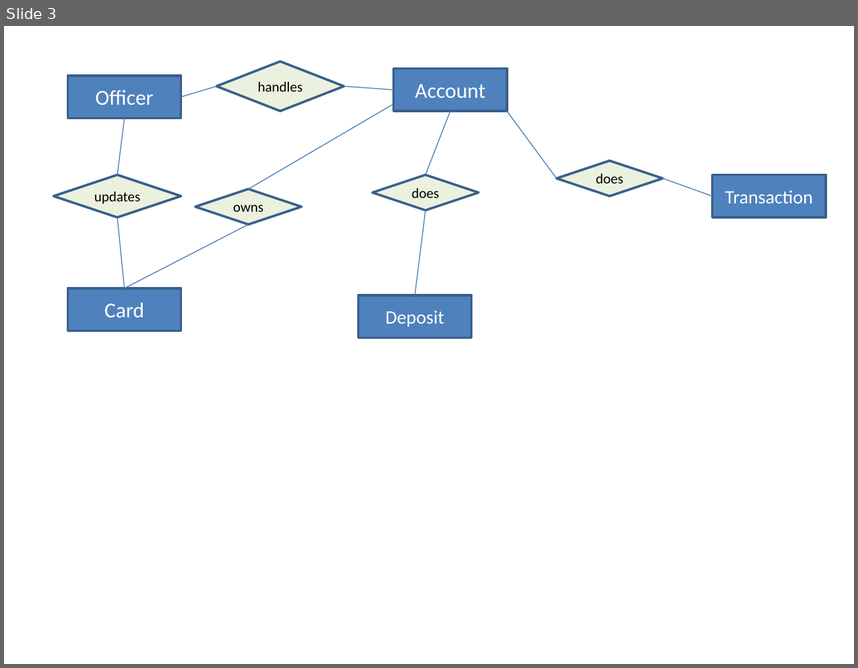
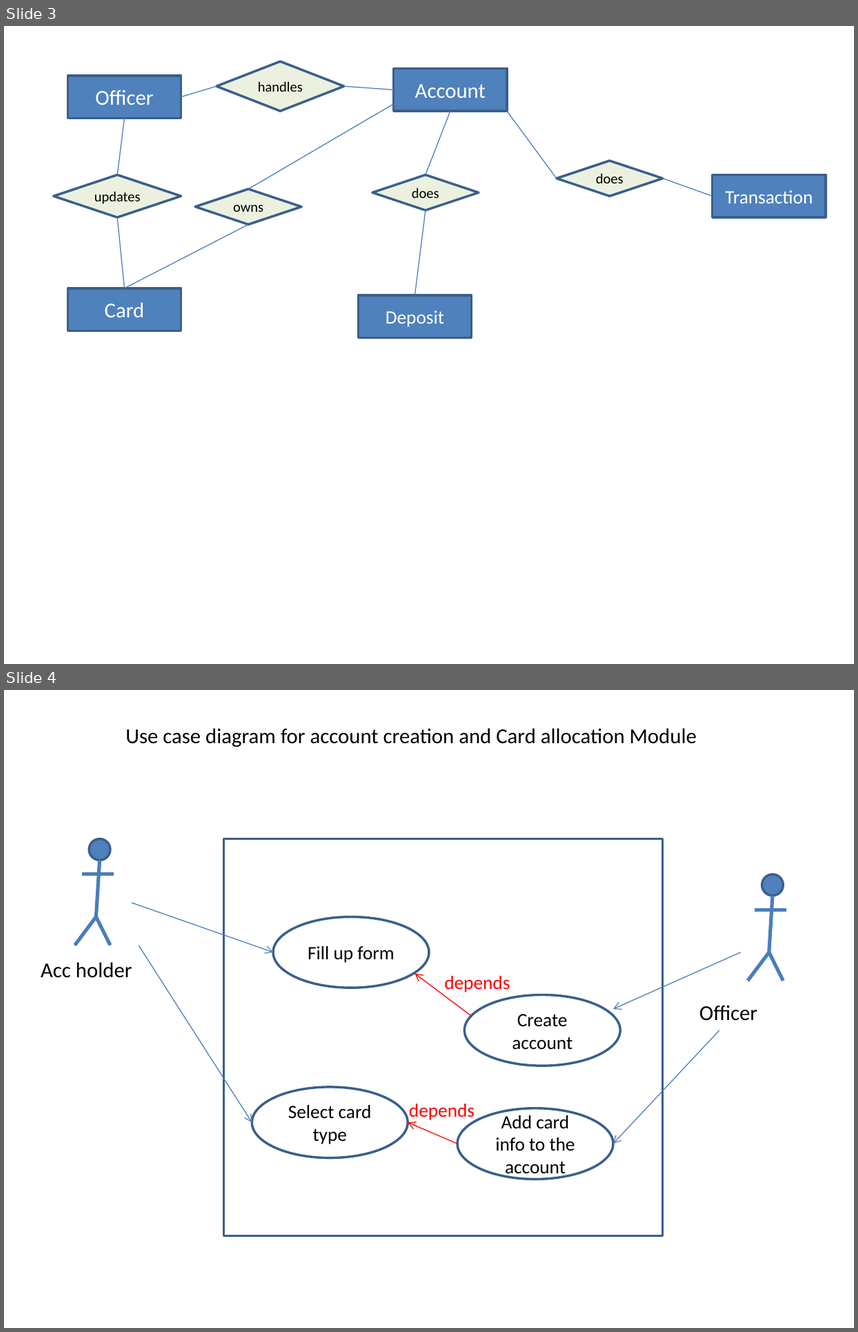
Before and after one commit to bidrohi462/bytecode, a slide deck: Erd.pptx. Shown one above the other, each under a label of ours: slide 3 before the commit, slides 3 and 4 after it. The pictures are 858x668 and 858x1332 pixels, drawn with LibreOffice and Linux fonts; fonts in the diff are those of the drawing. Boxes give left, top, right and bottom in pixels: in the first picture for what was removed or moved away, otherwise in the second. Text is boxed around its words. In the diff, an @@ line names an element or a change of style, - is before the commit and + after.

```diff
--- a/Erd.pptx
+++ b/Erd.pptx
@@ slide 4 added at [4, 690, 854, 1328], background #FFFFFF @@
@@ text added at [125, 728, 697, 747], 18 pt, text #000000 @@
+Use case diagram for account creation and Card allocation Module
@@ ellipse added at [89, 839, 110, 860], fill #4F81BD, outline #3A5F8C 2 pt @@
@@ rectangle added at [223, 839, 663, 1236], fill #FFFFFF, outline #3A5F8C 2 pt @@
@@ line added from (114, 874) to (82, 874), #4B7EBC 3 pt @@
@@ line added from (99, 860) to (96, 917), #4B7EBC 3 pt @@
@@ ellipse added at [762, 874, 784, 896], fill #4F81BD, outline #3A5F8C 2 pt @@
@@ line added from (773, 896) to (769, 952), #4B7EBC 3 pt @@
@@ line added from (74, 945) to (96, 917), #4B7EBC 3 pt @@
@@ line added from (110, 945) to (96, 917), #4B7EBC 3 pt @@
@@ arrow added from (132, 903) to (274, 952), #4B7EBC 0.75 pt @@
@@ ellipse added at [274, 917, 429, 987], outline #3A5F8C 2 pt, 16 pt, text #000000 @@
+Fill up form
@@ line added from (787, 909) to (755, 909), #4B7EBC 3 pt @@
@@ arrow added from (139, 945) to (252, 1122), #4B7EBC 0.75 pt @@
@@ arrow added from (741, 952) to (613, 1009), #4B7EBC 0.75 pt @@
@@ line added from (748, 980) to (769, 952), #4B7EBC 3 pt @@
@@ line added from (784, 980) to (769, 952), #4B7EBC 3 pt @@
@@ text added at [41, 962, 132, 978], 18 pt, text #000000 @@
+Acc holder
@@ arrow added from (472, 1016) to (415, 973), #FF0000 0.75 pt @@
@@ text added at [444, 976, 510, 992], 16 pt, text #FF0000 @@
+depends
@@ ellipse added at [465, 994, 620, 1065], outline #3A5F8C 2 pt, 16 pt, text #000000 @@
+Create account
@@ text added at [700, 1005, 757, 1021], 18 pt, text #000000 @@
+Officer
@@ arrow added from (720, 1030) to (613, 1143), #4B7EBC 0.75 pt @@
@@ ellipse added at [252, 1087, 408, 1158], outline #3A5F8C 2 pt, 16 pt, text #000000 @@
+Select card type
@@ text added at [409, 1103, 475, 1121], 16 pt, text #FF0000 @@
+depends
@@ arrow added from (457, 1143) to (408, 1122), #FF0000 0.75 pt @@
@@ ellipse added at [457, 1108, 613, 1179], outline #3A5F8C 2 pt, 16 pt, text #000000 @@
+Add card info to the account
```
Also in this commit, not shown: 2 slides changed, 1 other slide added, 4 other files.
